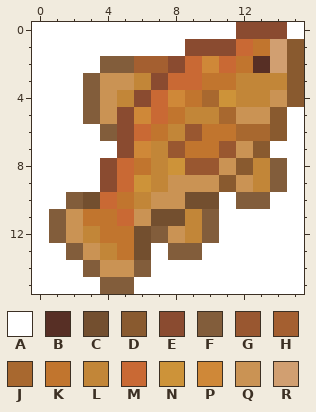
Two states of a pixel-art sprite, playbuffer-HelloWorld/HelloWorld/Data/Sprites/golden_tench_right.png. The first picture shows the starting point.
The file is 16x16 pixels. Colours within 5 levels of each other are drawn and written as one.
Palette (. is transparent): A #ffffff  B #572f25  C #734f2f  D #895a2f  E #8a4b30  F #825d3b  G #995730  H #a45f30  J #a8682f  K #c1752e  L #c28638  M #c96934  N #cd9339  P #cf8838  Q #ca9354  R #d19f71
Pixels before, first column x 0:
 0 AAAAAAAAAAAAEEEA
 1 AAAAAAAAAEEEMKRD
 2 AAAAFFHHEMPMKBRD
 3 AAAFQQLEMMKKLLLD
 4 AAAFQLEMPKJNLLQD
 5 AAAFQEPMKLLJQQDA
 6 AAAAFEMKLGKKJJDA
 7 AAAAAEPLGKKGQDAA
 8 AAAAEMKLNGGQDLFA
 9 AAAAEMNLQQQDQLFA
10 AAFCMKLQQCCAFFAA
11 AFQKKMQCCLFAAAAA
12 AFQLKKCFQLFAAAAA
13 AAFQLKCAFFAAAAAA
14 AAAFQQFAAAAAAAAA
15 AAAAFFAAAAAAAAAA
After the commit:
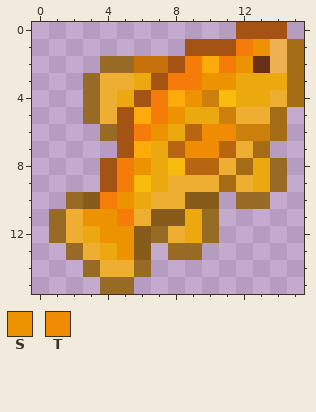
Colours new in this view: S #ed9302  T #f08b04
Difference:
colour B: #572f25 -> #663116
colour C: #734f2f -> #875c1b
colour D: #895a2f -> #a46c14
colour E: #8a4b30 -> #a55315
colour F: #825d3b -> #976b26
colour G: #995730 -> #b86511
colour H: #a45f30 -> #c7710d
colour J: #a8682f -> #cc800b
colour L: #c28638 -> #eba90f
colour M: #c96934 -> #f57c08
colour N: #cd9339 -> #f9bc0d
colour P: #cf8838 -> #fcab0b
colour Q: #ca9354 -> #edae31
colour R: #d19f71 -> #eeb254
Changed rows in their new state; - is a pixel that keeps its letter.
first column x 0:
 0 ............---.
 1 .........----S--
 2 ....--------S---
 3 ...-------SS----
 4 ...------S------
 5 ...-----S------.
 6 ....---S--TT---.
 7 .....----TT---..
 8 ....--S--------.
 9 ....-----------.
10 ..---S-----.--..
11 .--SS------.....
12 .---SS-----.....
13 ..---S-.--......
14 ...----.........
15 ....--..........
